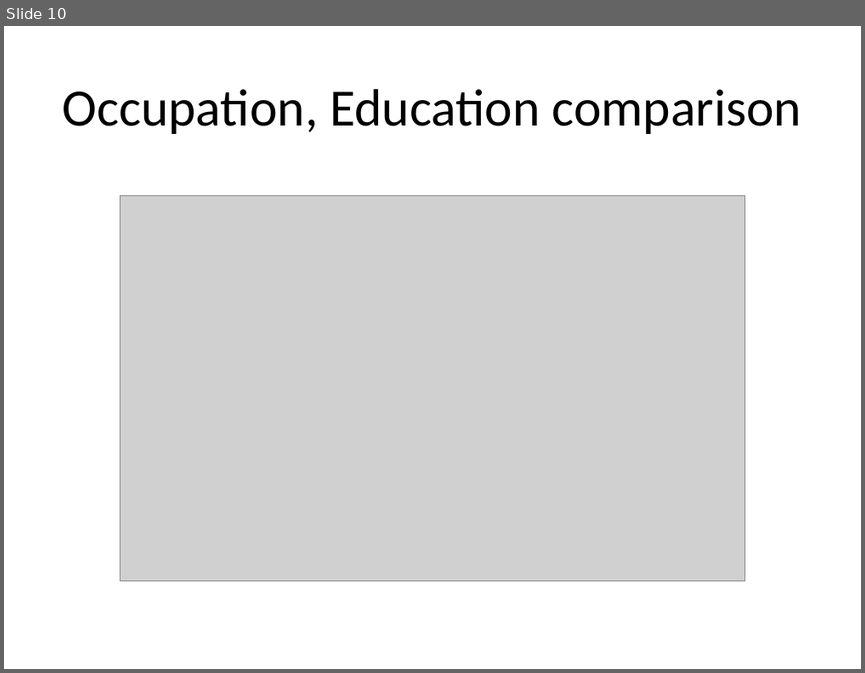
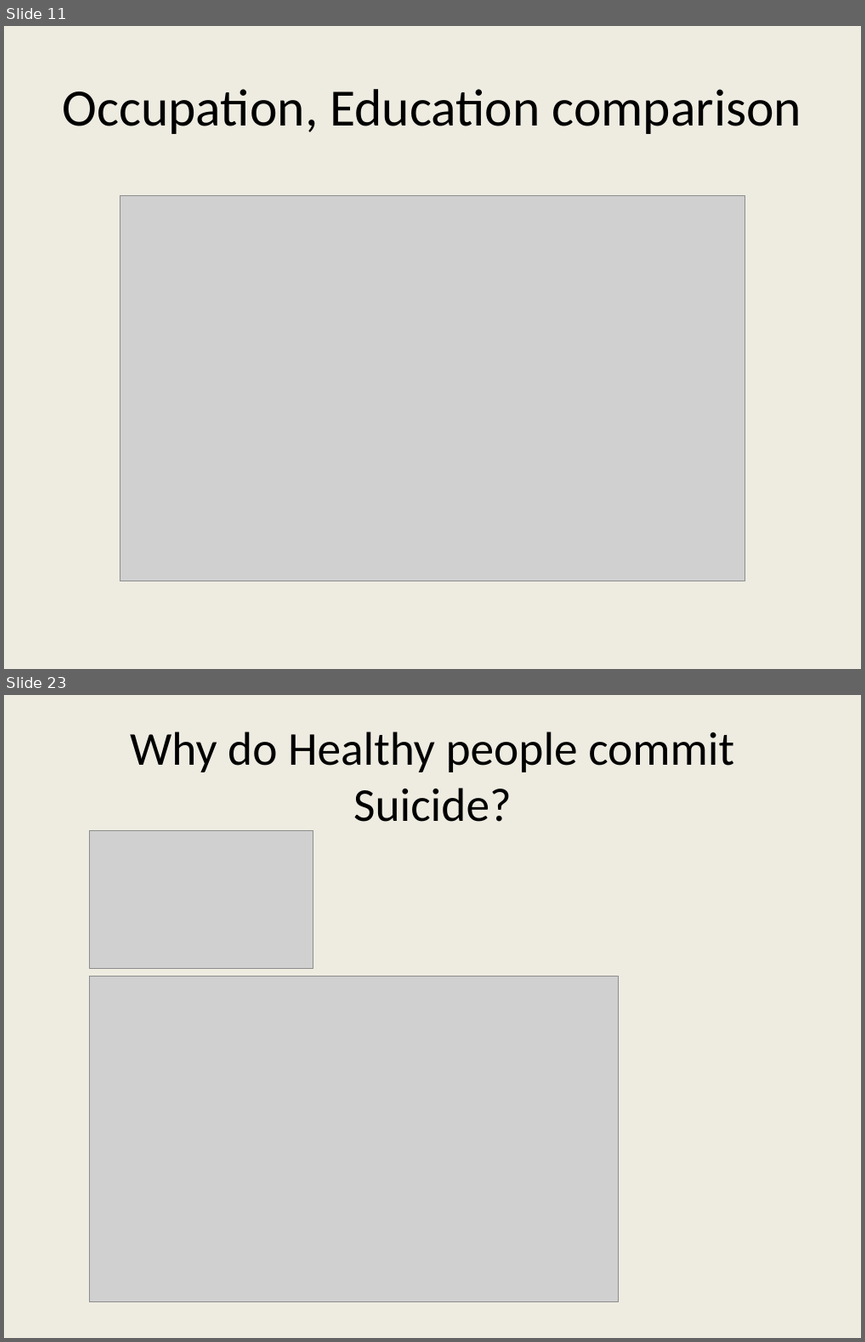
Before and after one commit to ishgupta/National-Longitudinal-Mortality-Study-, a slide deck: output/Suicidal Catalysts.pptx. Shown one above the other, each under a label of ours: slide 10 before the commit, slides 11 and 23 after it; the slides between them are not shown. The pictures are 865x673 and 865x1342 pixels, drawn with LibreOffice and Linux fonts; fonts in the diff are those of the drawing; grey boxes stand for pictures. Boxes give left, top, right and bottom in pixels: in the first picture for what was removed or moved away, otherwise in the second. Text is boxed around its words. In the diff, an @@ line names an element or a change of style, - is before the commit and + after.

```diff
--- a/output/Suicidal Catalysts.pptx
+++ b/output/Suicidal Catalysts.pptx
@@ slide 23 added at box(4, 695, 861, 1338), background #EEECE1 @@
@@ title added at box(130, 732, 734, 822), 39.6 pt, text #000000 @@
+Why do Healthy people commit Suicide?
@@ picture added at box(90, 830, 313, 969) @@
@@ picture added at box(90, 976, 619, 1303) @@
@@ what was slide 10 is now slide 11 @@
@@ slide 11 changed as well @@
@@ background #FFFFFF to #EEECE1 @@
```
Also in this commit, not shown: 7 other slides changed, 15 other slides added, 3 slides removed, 1 other file.
